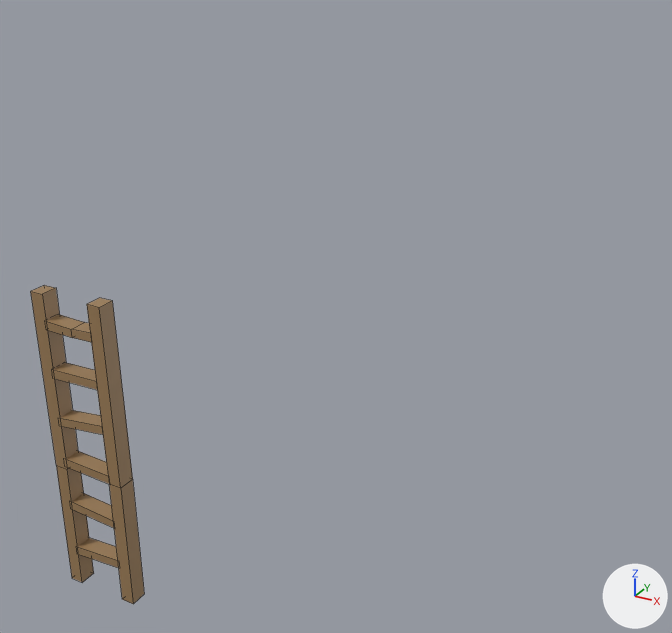
An edit to the FBX model Assets/Models/Scene_2/house_ladder.fbx, drawn before and after from the same camera.
Camera for both pictures: a 50 mm camera at (1.12, -4.13, 2.86) aimed at (-1.05, -0.19, 0.88). Every picture has the same lights, and +X, +Y and +Z are marked at lower right. Mesh edges are drawn as thin lines. Where no turn or scale is listed for an object, it has been applied to the vertices.

Script lines for the objects in view, before the commit:
```python
me_mesh = bpy.data.meshes.new('Mesh')
me_mesh.from_pydata(...)  # 76 vertices, 46 faces; spans x -0.25..0.25, y -0.05..0.05, z 0.0..1.95
me_mesh.materials.append(mat_wood_5)  # brown #9d7e57
ob_ladder_4_low = bpy.data.objects.new('ladder_4_low', me_mesh)
ob_ladder_4_low.location = (-2.354, -0.758, -0.999)
```
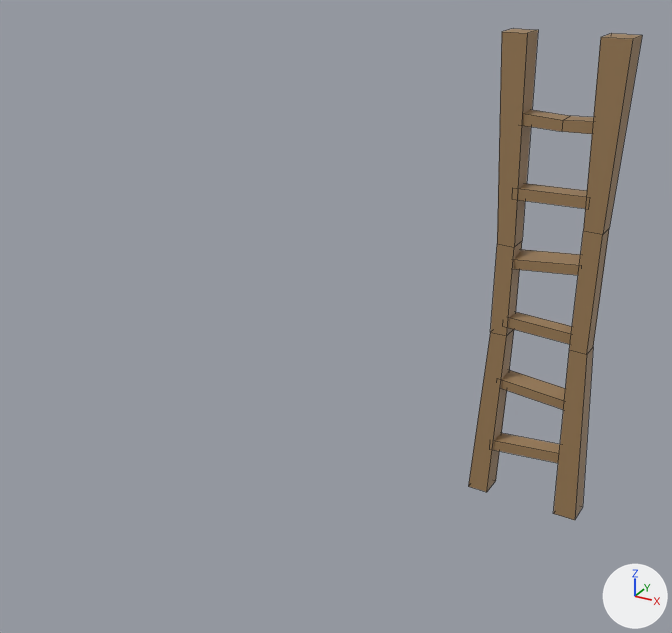
What differs and where, as boxes (x1, y1, x2, y2) in the pictures (672 x 633 px; the box of a moved part takes in the faces that stretch with it):
'ladder_4_low', reshaped, moved (54% wider, 54% taller): before (31, 285, 144, 604); after (468, 29, 642, 520)
part 1 of me_mesh, moved or reshaped: before (45, 314, 92, 342); after (523, 110, 594, 134)
part 2 of me_mesh, moved or reshaped: before (52, 363, 98, 390); after (518, 184, 587, 209)
part 3 of me_mesh, moved or reshaped: before (76, 538, 120, 568); after (493, 433, 560, 463)
part 4 of me_mesh, moved or reshaped: before (59, 410, 103, 435); after (514, 250, 580, 275)
part 5 of me_mesh, moved or reshaped: before (65, 451, 109, 484); after (508, 312, 572, 344)
part 6 of me_mesh, moved or reshaped: before (72, 493, 114, 528); after (501, 370, 565, 410)
part 7 of me_mesh, rebuilt (55% wider, 59% taller): before (87, 298, 144, 604); after (553, 33, 642, 520)
part 8 of me_mesh, rebuilt (11% wider, 56% taller): before (31, 285, 94, 582); after (468, 29, 538, 492)

What the commit changed:
me_mesh is used by ob_ladder_4_low; location (-2.354, -0.758, -0.999).
me_mesh had 76 vertices, 46 faces and spanned x -0.25..0.25, y -0.05..0.05, z 0.0..1.95.
me_mesh now has 84 vertices, 54 faces and spans x -0.3..0.3, y -0.11..0.1, z 0.0..2.35.
me_mesh part 1: the loose piece of 12 vertices spanning x -0.17..0.16, y -0.05..0.05, z 1.72..1.78 is scaled about its middle by (1.08, 0.999, 1), then moved by (-0.01, 0.02, 0.22).
me_mesh part 2: the loose piece of 8 vertices spanning x -0.17..0.16, y -0.05..0.05, z 1.43..1.49 is scaled about its middle by (1.09, 0.999, 1), then moved by (-0.01, 0.02, 0.17).
me_mesh part 3: the loose piece of 8 vertices spanning x -0.17..0.17, y -0.05..0.05, z 0.22..0.29 is multiplied about its middle by the matrix ((1.109, 0.041, -0.029), (-0.038, 1.106, 0.081), (0.031, -0.08, 1.107)), then moved by (-0.01, -0.01, 0.03).
me_mesh part 4: the loose piece of 8 vertices spanning x -0.17..0.16, y -0.05..0.05, z 1.12..1.21 is multiplied about its middle by the matrix ((1.059, 0.038, 0.0), (-0.038, 1.042, -0.192), (-0.007, 0.192, 1.042)), then moved by (-0.01, 0.03, 0.13).
me_mesh part 5: the loose piece of 8 vertices spanning x -0.17..0.17, y -0.05..0.05, z 0.83..0.9 is scaled about its middle by (1.07, 0.996, 0.996), then moved by (-0.01, 0.02, 0.09).
me_mesh part 6: the loose piece of 8 vertices spanning x -0.17..0.17, y -0.05..0.05, z 0.52..0.6 is multiplied about its middle by the matrix ((1.079, 0.039, 0.02), (-0.037, 1.074, -0.112), (-0.024, 0.111, 1.074)), then moved by (-0.01, 0.01, 0.06).
me_mesh part 7: the loose piece of 12 vertices spanning x 0.15..0.25, y -0.05..0.05, z 0.0..1.95 is rebuilt with 16 vertices and now spans x 0.14..0.3, y -0.11..0.09, z 0.0..2.35.
me_mesh part 8: the loose piece of 12 vertices spanning x -0.25..-0.16, y -0.05..0.05, z 0.0..1.94 is rebuilt with 16 vertices and now spans x -0.3..-0.16, y -0.09..0.1, z 0.0..2.35.
Object 'ladder_4_low' (ob_ladder_4_low) moves from (-2.354, -0.758, -0.999) to (0.0, 0.001, 0.006).
